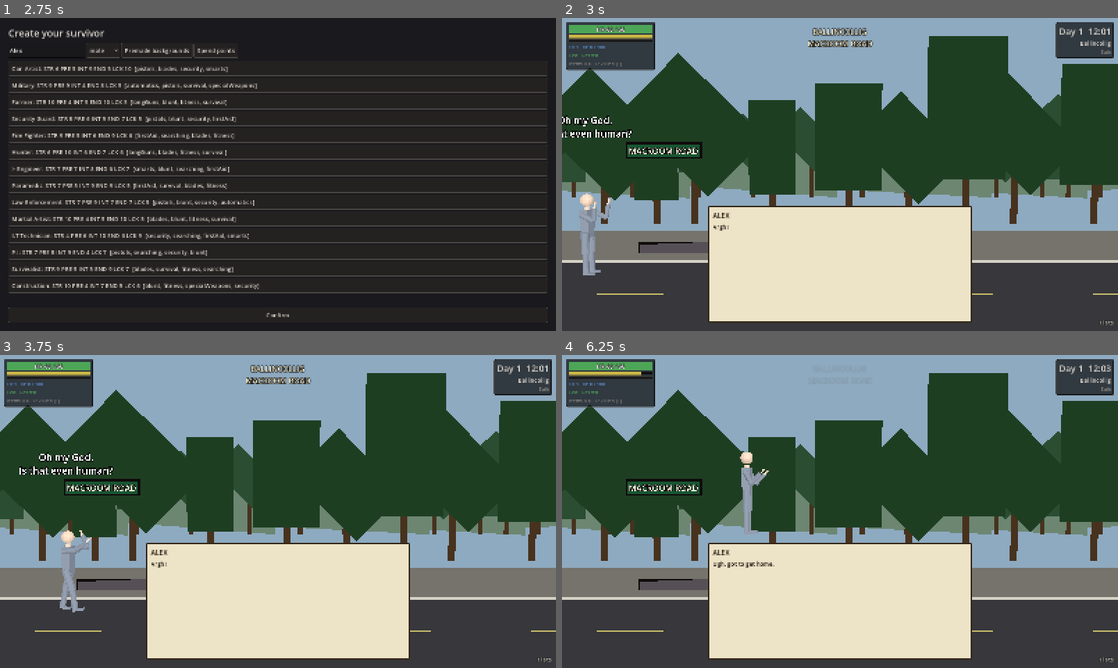
Above: before the commit, frames 1-4 (two rows, left to right).
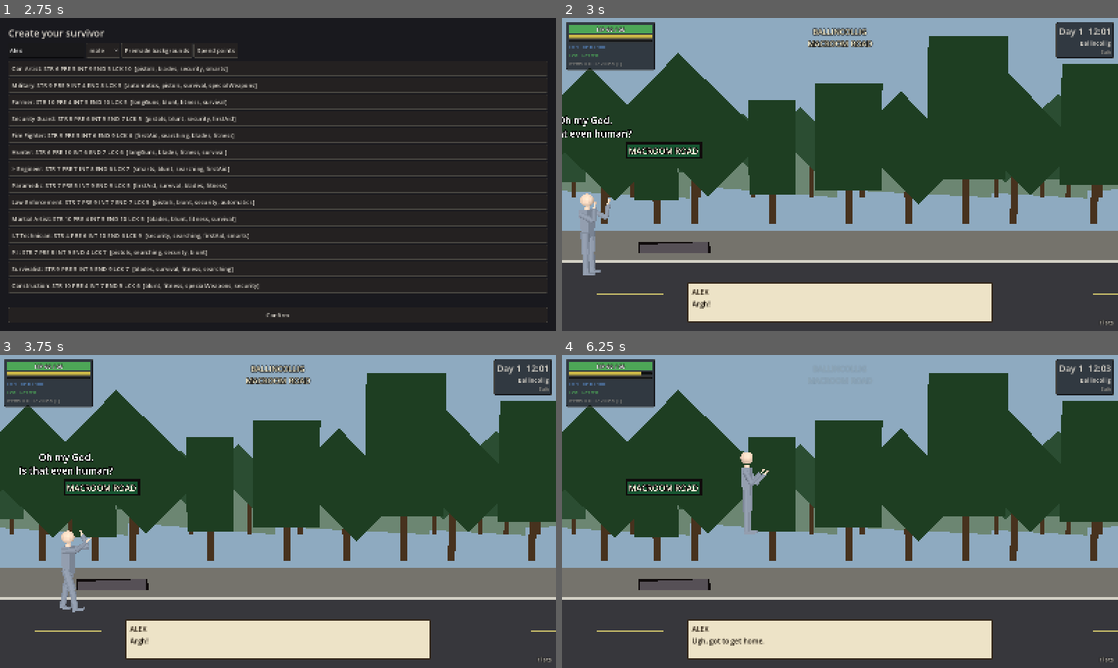
Above: after the commit, the same moments.

Repository: Natkiio/union-city-3d-remake
Game: Godot game, scene res://scenes/ui/main_menu.tscn
Same seed, same stepped clock (60 frames per second), same inputs: the game is played once before the commit and once after it.
Inputs (mouse positions are in pixels of both pictures, inside the frame that each line leads up to):
- Up to frame 1 (2.75 s): click "New Game" at 0.5 s; click (44, 49) at 1.27 s; type "Alex" at 1.35 s; click "New Game" at 2 s
- Up to frame 2 (3 s): click "Confirm" at 2.75 s
- Up to frame 3 (3.75 s): tap Enter (ui_accept) at 3.5 s; move the mouse to (400, 495) at 3.52 s; press the mouse at (400, 495) at 3.53 s; hold D (move_right) from 3.53 s (still down)
- Up to frame 4 (6.25 s): tap W (jump) at 3.77, 4.52, 6.02 s; move the mouse to (728, 527) at 4.27 s; release D (move_right) at 4.28 s; release the mouse at (728, 527) at 4.28 s; hold A (move_left) 4.28-5.03 s; tap C (crouch) at 4.35 s; move the mouse to (895, 442) at 5.02 s; hold D (move_right) 5.03-5.78 s; tap 1 (equip_fists) at 5.1 s; move the mouse to (812, 574) at 5.77 s; hold Up from 5.78 s (still down); tap 2 (equip_gun) at 5.85 s; click (812, 574) at 5.92 s

Frame 1 is identical in both runs. In frame 2, 13% of the frame differs, in the area x 22-78%, y 60-98%; in frame 3, 13%; in frame 4, 13%.

Commit message:
Dialogue box fits its text instead of a fixed tall panel

Diff:
--- a/scripts/story/dialogue_box.gd
+++ b/scripts/story/dialogue_box.gd
@@ -46,10 +46,12 @@
 	_panel.anchor_right = 0.5
 	_panel.anchor_top = 1.0
 	_panel.anchor_bottom = 1.0
-	_panel.offset_left = -380
-	_panel.offset_right = 380
-	_panel.offset_top = -360
+	_panel.offset_left = -440
+	_panel.offset_right = 440
+	# Zero height: the panel is as tall as its text and grows upward from the bottom edge.
+	_panel.offset_top = -24
 	_panel.offset_bottom = -24
+	_panel.grow_vertical = Control.GROW_DIRECTION_BEGIN
 	var style := StyleBoxFlat.new()
 	style.bg_color = Color(0.93, 0.89, 0.78)
 	style.border_color = Color(0.2, 0.15, 0.1)
@@ -73,11 +75,11 @@
 	head.add_child(_title_label)
 	_text = RichTextLabel.new()
 	_text.bbcode_enabled = false
-	_text.scroll_active = true
-	_text.size_flags_vertical = Control.SIZE_EXPAND_FILL
-	_text.custom_minimum_size = Vector2(0, 190)
+	_text.scroll_active = false
+	_text.fit_content = true
+	_text.custom_minimum_size = Vector2(0, 48)
 	_text.add_theme_color_override("default_color", Color(0.1, 0.07, 0.04))
-	_text.add_theme_font_size_override("normal_font_size", 17)
+	_text.add_theme_font_size_override("normal_font_size", 20)
 	_text.mouse_filter = Control.MOUSE_FILTER_IGNORE
 	box.add_child(_text)
 	_reward = Label.new()
--- /dev/null
+++ b/tests/capture_start.gd
@@ -0,0 +1,21 @@
+extends SceneTree
+## Not a test: screenshots the first seconds after starting a new game.
+##   godot --path . -s tests/capture_start.gd -- out=/tmp/startshots
+
+func _initialize() -> void:
+	var out := "/tmp/startshots"
+	for a in OS.get_cmdline_user_args():
+		if a.begins_with("out="):
+			out = a.substr(4)
+	DirAccess.make_dir_recursive_absolute(out)
+	await process_frame
+	root.get_node("SaveGame").autosave_enabled = false
+	var world := root.get_node("World")
+	world.fade_enabled = false
+	world.start_new_game()
+	for shot in [10, 60, 150]:
+		for i in shot:
+			await process_frame
+		root.get_viewport().get_texture().get_image().save_png(out.path_join("start_%d.png" % shot))
+	print("saved")
+	quit(0)
Not shown, added: tests/capture_start.gd.uid
